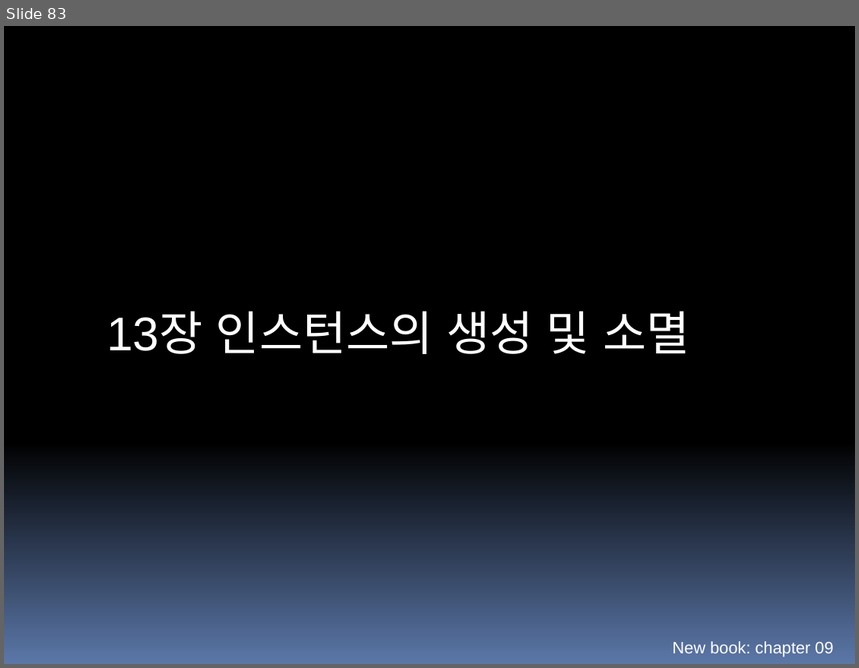
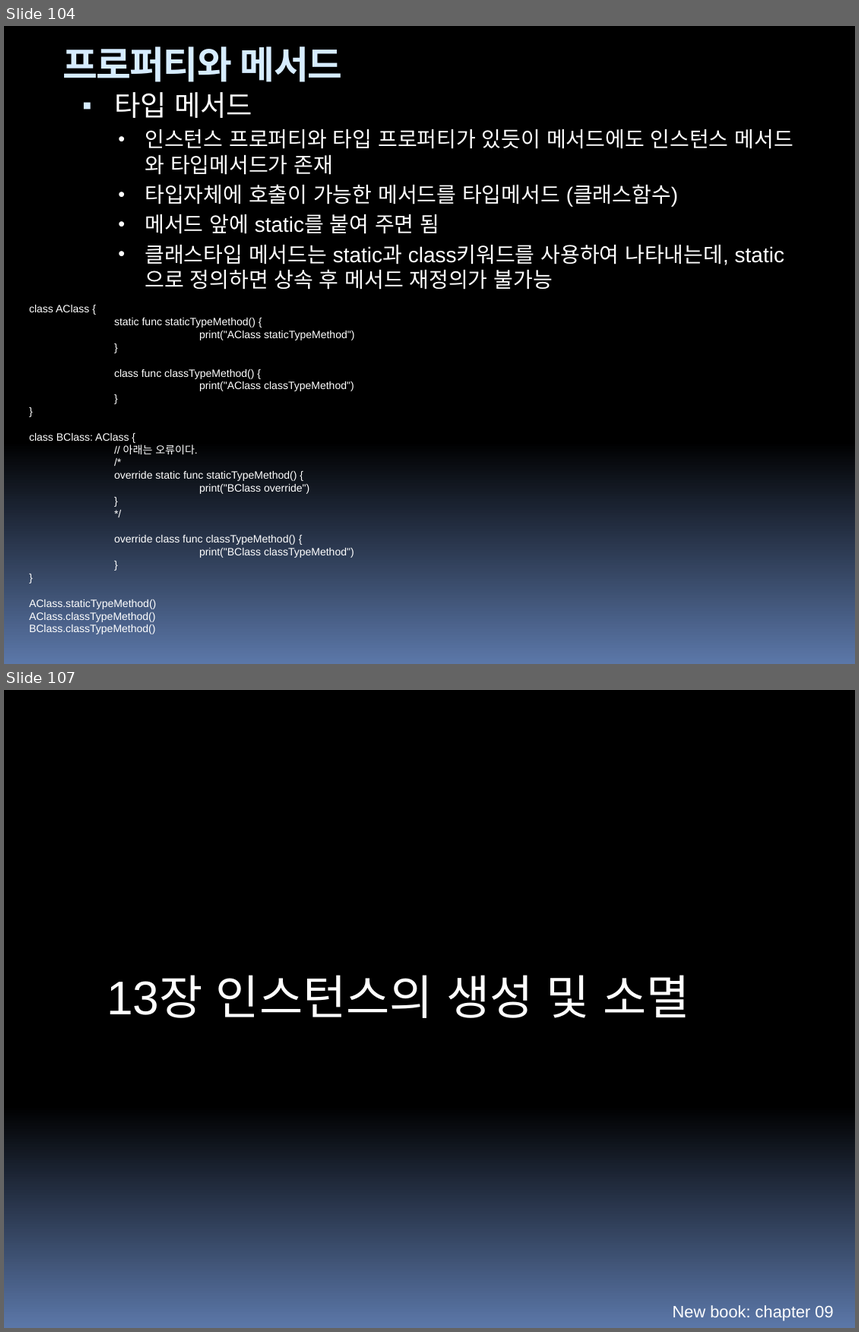
Before and after one commit to hounga13/helloSwift, a slide deck: Swift세미나자료.pptx. Shown one above the other, each under a label of ours: slide 83 before the commit, slides 104 and 107 after it; the slides between them are not shown. The pictures are 859x668 and 859x1332 pixels, drawn with LibreOffice and Linux fonts; fonts in the diff are those of the drawing. Boxes give left, top, right and bottom in pixels: in the first picture for what was removed or moved away, otherwise in the second. Text is boxed around its words. In the diff, an @@ line names an element or a change of style, - is before the commit and + after.

Commit message:
10장프로퍼티

```diff
--- a/Swift세미나자료.pptx
+++ b/Swift세미나자료.pptx
@@ slide 104 added at box(4, 26, 855, 664), background gradient #000000 to #5B77A8 @@
@@ text added at box(63, 47, 342, 82), 32 pt, text #D6ECFF, bold @@
+프로퍼티와 메서드
@@ text added at box(114, 92, 794, 290), 18 pt, text #FFFFFF @@
+▪ 타입 메서드
+  • 인스턴스 프로퍼티와 타입 프로퍼티가 있듯이 메서드에도 인스턴스 메서드 와 타입메서드가 존재
+  • 타입자체에 호출이 가능한 메서드를 타입메서드 (클래스함수)
+  • 메서드 앞에 static를 붙여 주면 됨
+  • 클래스타입 메서드는 static과 class키워드를 사용하여 나타내는데, static으로 정의하면 상속 후 메서드 재정의가 불가능
@@ text added at box(29, 305, 354, 635), 9 pt, text #FFFFFF @@
+class AClass {
+static func staticTypeMethod() {
+print("AClass staticTypeMethod")
+}
+class func classTypeMethod() {
+print("AClass classTypeMethod")
+}
+}
+class BClass: AClass {
+// 아래는 오류이다.
+/*
+override static func staticTypeMethod() {
+print("BClass override")
+}
+*/
+override class func classTypeMethod() {
+print("BClass classTypeMethod")
+}
+}
+AClass.staticTypeMethod()
+AClass.classTypeMethod()
+BClass.classTypeMethod()
@@ what was slide 83 is now slide 107 @@
```
Also in this commit, not shown: 2 slides changed, 25 other slides added, 2 slides removed.
